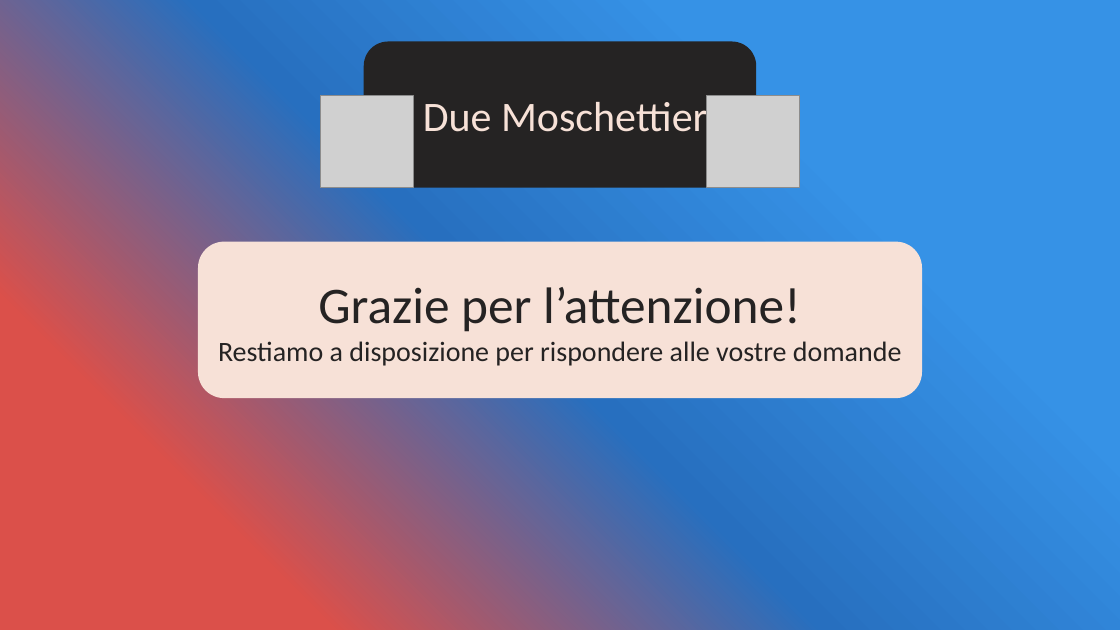
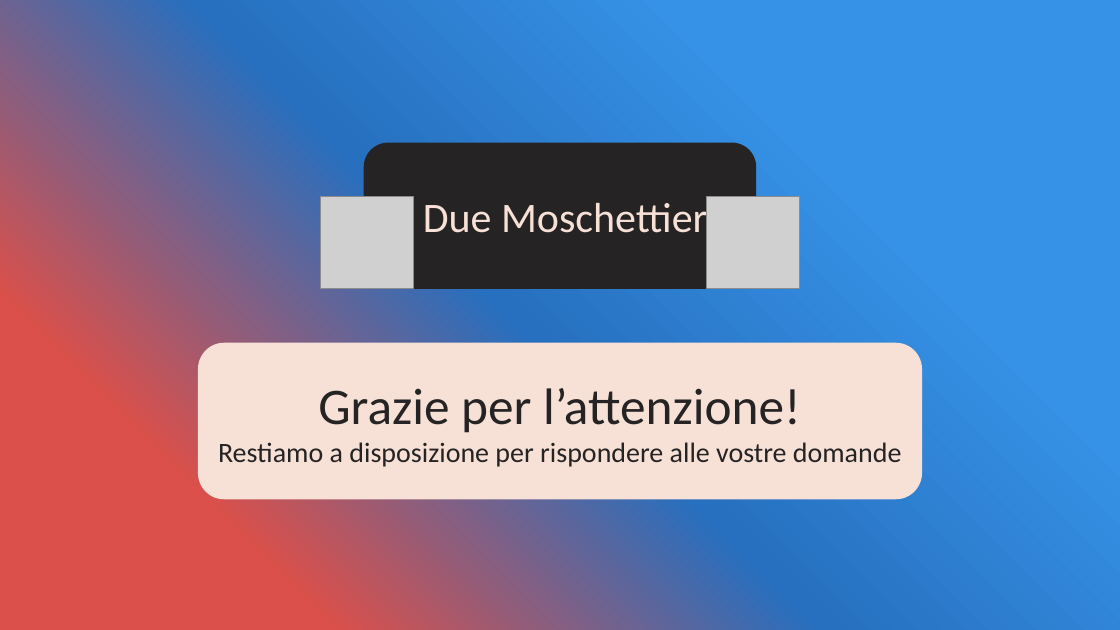
Before and after one commit to OMGitsDrake/PWEOA23-IDueMoschettieri, a slide deck: slide 16 of Elica [I Due Moschettieri].pptx. Drawn at 1120x630 pixels with LibreOffice and Linux fonts; fonts in the diff are those of the drawing; grey boxes stand for pictures. Boxes give left, top, right and bottom in pixels: in the first picture for what was removed or moved away, otherwise in the second. Text is boxed around its words. In the diff, an @@ line names an element or a change of style, - is before the commit and + after.

```diff
--- a/Elica [I Due Moschettieri].pptx
+++ b/Elica [I Due Moschettieri].pptx
@@ 2 pictures, 2 rounded rectangles: place and size @@
-2 pictures, 2 rounded rectangles at (198, 41, 923, 398)
+2 pictures, 2 rounded rectangles at (198, 143, 923, 499)
```
Also in this commit, not shown: 3 other slides changed.
